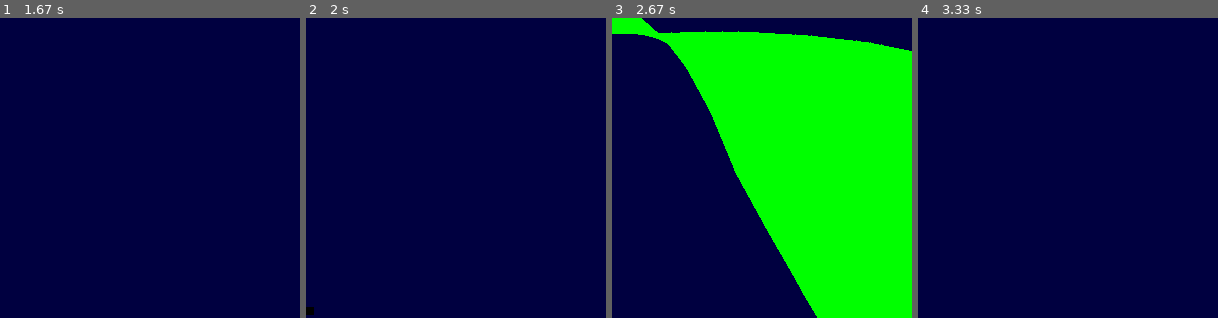
Above: before the commit, frames 1-4 (left to right).
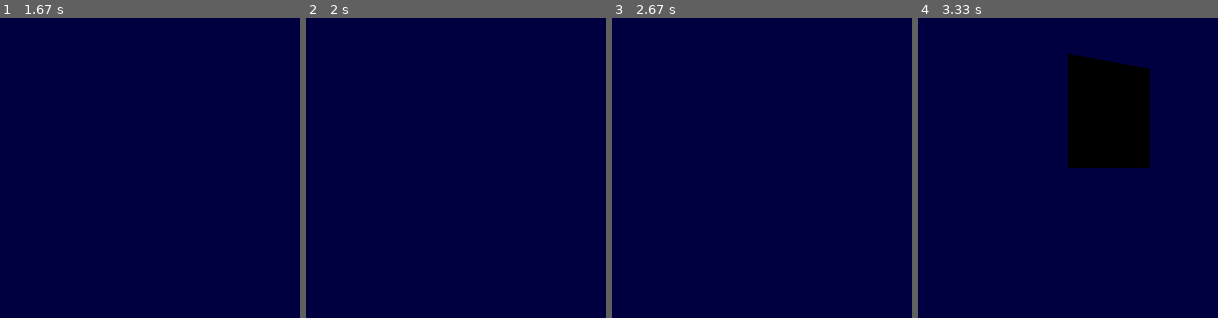
Above: after the commit, the same moments.

Repository: Distrotech/PyOpenGL
Game: pygame game, started from tests/test_core.py
Two runs of this game, one before a commit and one after it. Both use one fixed random seed, a clock stepped at 60 frames per second and the inputs below.
Inputs:
- Up to frame 1 (1.67 s): no input
- Up to frame 2 (2 s): no input
- Up to frame 3 (2.67 s): no input
- Up to frame 4 (3.33 s): no input

Frame 1 is identical in both runs. In frame 2, less than 0.1% of the frame differs, in the area x 0-3%, y 96-99%; in frame 3, 54%, in the area x 0-100%, y 0-100%; in frame 4, 9.7%.

Commit message:
Some minor test enhancements

Diff:
--- a/tests/test_core.py
+++ b/tests/test_core.py
@@ -16,7 +16,7 @@
 
 pygame.display.init()
 import OpenGL
-OpenGL.USE_ACCELERATE = False
+#OpenGL.USE_ACCELERATE = False
 OpenGL.CONTEXT_CHECKING = True
 OpenGL.FORWARD_COMPATIBLE_ONLY = False
 from OpenGL._bytes import bytes, _NULL_8_BYTE, unicode
@@ -1036,6 +1036,14 @@
             assert buf.obj == None, buf.obj
             del buf
 
+    def test_bytes_array_support( self ):
+        color = b'\000'*12
+        glColor3fv( color )
+    def test_bytearray_support( self ):
+        color = bytearray( b'\000'*12 )
+        glColor3fv( color )
+
+
 if __name__ == "__main__":
     unittest.main()
     pygame.display.quit()
